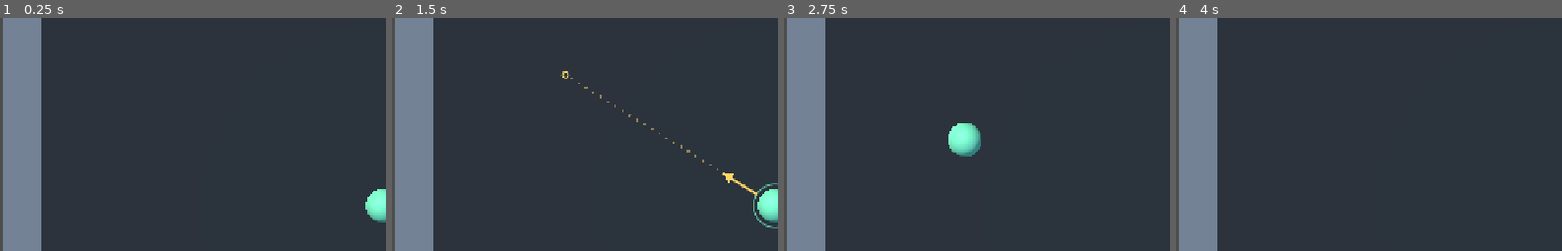
Above: before the commit, frames 1-4 (left to right).
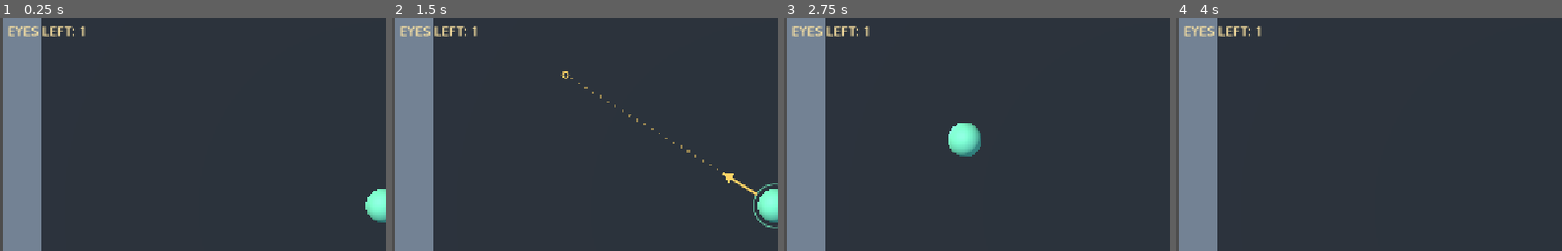
Above: after the commit, the same moments.

Repository: kickflip-games/stop-staring-trijam393
Game: Godot game, scene res://scenes/main.tscn
Two runs of this game, one before a commit and one after it. Both use one fixed random seed, a clock stepped at 60 frames per second and the inputs below.
Inputs (mouse positions are % of the whole screen's width and height, from its top left):
- Up to frame 1 (0.25 s): no input
- Up to frame 2 (1.5 s): tap Enter at 0.5 s; move the mouse to (72, 45) at 0.52 s; click (72, 45) at 0.67 s; tap Space at 1.25 s; drag from (30, 55) to (45, 71) at 1.27 s
- Up to frame 3 (2.75 s): move the mouse to (60, 27) at 2.02 s; click (60, 27) at 2.17 s
- Up to frame 4 (4 s): drag from (45, 71) to (19, 34) at 2.77 s; move the mouse to (81, 66) at 3.52 s; click (81, 66) at 3.67 s
The pictures show only the part of the screen within x 0-50%, y 10-60%; the shares and areas given below are measured in that part.

The runs differ from the first frame. In frame 1, 0.5% of the frame differs, in the area x 2-23%, y 3-9%; in frame 2, 0.5%; in frame 3, 0.5%; in frame 4, 0.5%.

Commit message:
Replace long stretch sound with a short single-play clip

Diff:
--- a/stop_staring/scenes/main.tscn
+++ b/stop_staring/scenes/main.tscn
@@ -7,8 +7,11 @@
 [ext_resource type="AudioStream" path="res://audio/wall_hits/impactSoft_heavy_002.ogg" id="5_hit"]
 [ext_resource type="AudioStream" path="res://audio/wall_hits/impactSoft_heavy_003.ogg" id="6_hit"]
 [ext_resource type="AudioStream" path="res://audio/wall_hits/impactSoft_heavy_004.ogg" id="7_hit"]
-[ext_resource type="AudioStream" path="res://audio/aim/stretch.mp3" id="8_stretch"]
+[ext_resource type="AudioStream" path="res://audio/aim/stretch.wav" id="8_stretch"]
 [ext_resource type="Script" path="res://scripts/wall_dust.gd" id="9_dust"]
+
+[ext_resource type="PackedScene" path="res://scenes/eye.tscn" id="10_eye"]
+[ext_resource type="Script" path="res://scripts/level.gd" id="11_level"]
 
 [sub_resource type="AudioStreamRandomizer" id="WallHitRandomizer"]
 random_pitch = 1.08
@@ -59,6 +62,12 @@
 radius = 0.45
 
 [node name="Main" type="Node3D"]
+script = ExtResource("11_level")
+
+[node name="Eye" parent="." instance=ExtResource("10_eye")]
+position = Vector3(0, 5, 1.06)
+player_path = NodePath("../Player")
+wall_path = NodePath("../Arena/TopWall")
 
 [node name="WallDust" type="Node3D" parent="."]
 script = ExtResource("9_dust")
@@ -144,3 +153,13 @@
 script = ExtResource("2_aim")
 
 [connection signal="wall_bounced" from="Player" to="WallDust" method="burst"]
+
+[node name="EyeCounter" type="Label" parent="HUD"]
+offset_left = 30.0
+offset_top = 100.0
+offset_right = 320.0
+offset_bottom = 135.0
+mouse_filter = 2
+theme_override_colors/font_color = Color(1, 0.9, 0.64, 1)
+theme_override_font_sizes/font_size = 22
+text = "EYES LEFT: 1"
--- a/stop_staring/scripts/blob.gd
+++ b/stop_staring/scripts/blob.gd
@@ -2,6 +2,7 @@
 ## Slingshot input on the XY plane. Release replaces the current velocity.
 
 signal wall_bounced(contact: Vector3, normal: Vector3, impact_speed: float)
+signal wall_contact(wall: Node3D, contact: Vector3, normal: Vector3, impact_speed: float)
 
 @export_range(0.5, 6.0, 0.1) var max_drag_distance: float = 3.0
 @export_range(0.01, 0.5, 0.01) var drag_deadzone: float = 0.12
@@ -18,6 +19,7 @@
 var drag_vector: Vector3 = Vector3.ZERO
 var _drag_origin: Vector3
 var _touch_index: int = -1
+var _stretch_played: bool = false
 
 
 func _physics_process(delta: float) -> void:
@@ -38,6 +40,8 @@
 		var normal := collision.get_normal()
 		# Recovery contacts can point away from travel. Only reflect incoming hits.
 		if velocity.dot(normal) < -0.000001:
+			if collision.get_collider().is_in_group("walls"):
+				wall_contact.emit(collision.get_collider(), collision.get_position(), normal, -velocity.dot(normal))
 			if not played_wall_sound and collision.get_collider().is_in_group("walls"):
 				$WallHitAudio.play()
 				wall_bounced.emit(collision.get_position(), normal, -velocity.dot(normal))
@@ -112,6 +116,7 @@
 
 func _begin_aim(screen_position: Vector2) -> void:
 	$StretchAudio.stop()
+	_stretch_played = false
 	_drag_origin = _on_plane(screen_position)
 	drag_vector = Vector3.ZERO
 	aiming = true
@@ -122,10 +127,12 @@
 	if not update_audio:
 		return
 	if drag_vector.length() >= drag_deadzone:
-		if not $StretchAudio.playing:
+		if not _stretch_played:
 			$StretchAudio.play()
+			_stretch_played = true
 	else:
 		$StretchAudio.stop()
+		_stretch_played = false
 
 
 func _release(screen_position: Vector2, canceled: bool = false) -> void:
@@ -137,6 +144,7 @@
 
 func _cancel_aim() -> void:
 	$StretchAudio.stop()
+	_stretch_played = false
 	aiming = false
 	_touch_index = -1
 	drag_vector = Vector3.ZERO
Not shown, removed: stop_staring/audio/aim/stretch.mp3.import
Not shown, added: stop_staring/audio/aim/stretch.wav.import
Not shown: 1 places in stop_staring/scenes/main.tscn that only renumber resources
Not shown, changed: stop_staring/audio/aim/README.md
Not shown, removed: stop_staring/audio/aim/stretch.mp3
Not shown, added: stop_staring/audio/aim/stretch.wav
